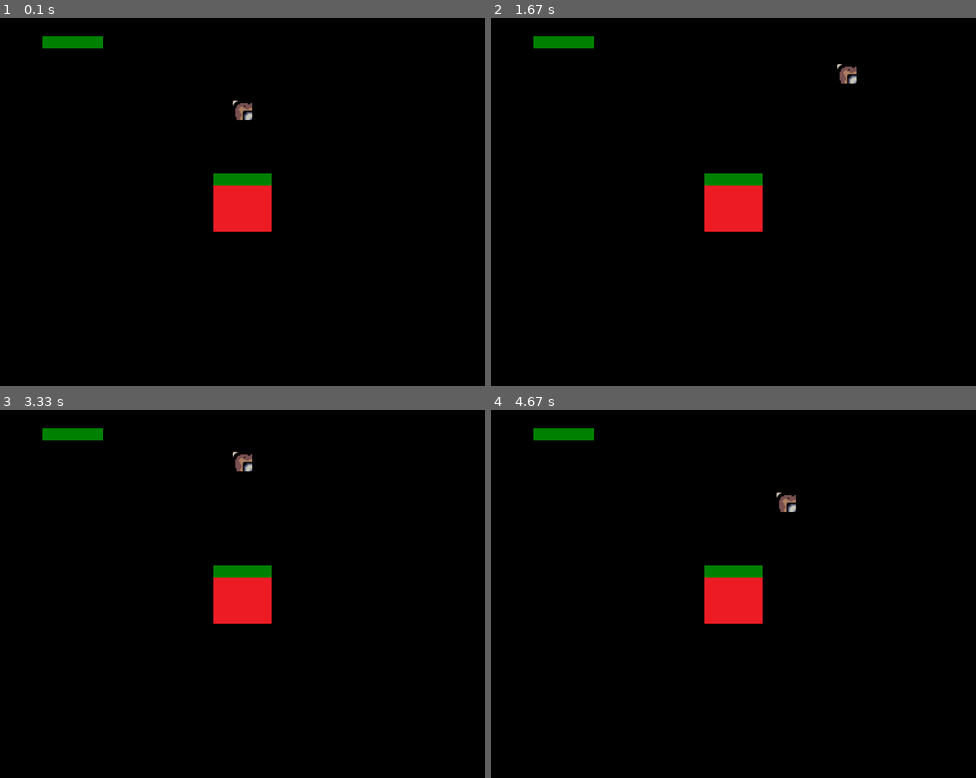
Above: before the commit, frames 1-4 (two rows, left to right).
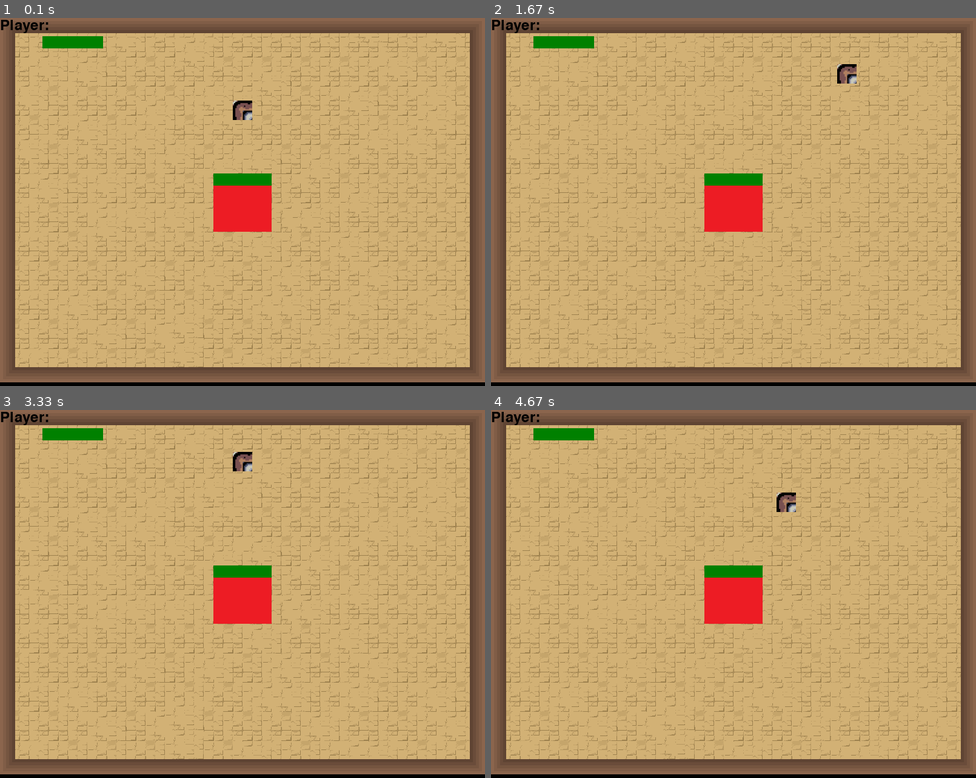
Above: after the commit, the same moments.

Repository: CodaKids/coda-kids
Game: pygame game, started from project-solutions/level-6/BossBattle.py
Two runs of this game, one before a commit and one after it. Both use one fixed random seed, a clock stepped at 60 frames per second and the inputs below.
Inputs:
- Up to frame 1 (0.1 s): no input
- Up to frame 2 (1.67 s): hold Right 0.33-0.8 s; hold Up 0.83-1.13 s; hold Right 1.17-1.63 s
- Up to frame 3 (3.33 s): hold Left 1.67-2.2 s; hold Down 2.23-2.53 s; hold Left 2.57-2.97 s; hold Up from 3 s (still down)
- Up to frame 4 (4.67 s): release Up at 3.37 s; hold Right 3.4-4.03 s; hold Down 4.07-4.43 s; hold Left from 4.47 s (still down)

The runs differ from the first frame. In frame 1, 96% of the frame differs, in the area x 0-100%, y 0-100%; in frame 2, 96%; in frame 3, 96%; in frame 4, 96%.

Commit message:
Added background image to game

Diff:
--- a/project-solutions/level-6/init.py
+++ b/project-solutions/level-6/init.py
@@ -138,6 +138,7 @@
             update(delta_time)
             self.states[self.current]['update'](delta_time)
             screen.fill(fill_color)
+            screen.blit(BACKGROUND_IMAGE.data, (0, 0))
             self.states[self.current]['draw'](screen)
             pygame.display.flip()
 
@@ -456,6 +457,7 @@
 PLAYER_ATTACK_1_IMAGE = Image("assets/attack_1.png")
 PLAYER_ATTACK_2_IMAGE = Image("assets/attack_2.png")
 PLAYER_ATTACK_3_IMAGE = Image("assets/attack_3.png")
+BACKGROUND_IMAGE = Image("assets/Background.png")
 
 #constants
 PLAYER = 0
Binary file added: project-solutions/level-6/assets/Background.png
Binary file added: project-solutions/level-6/assets/pillar.png
